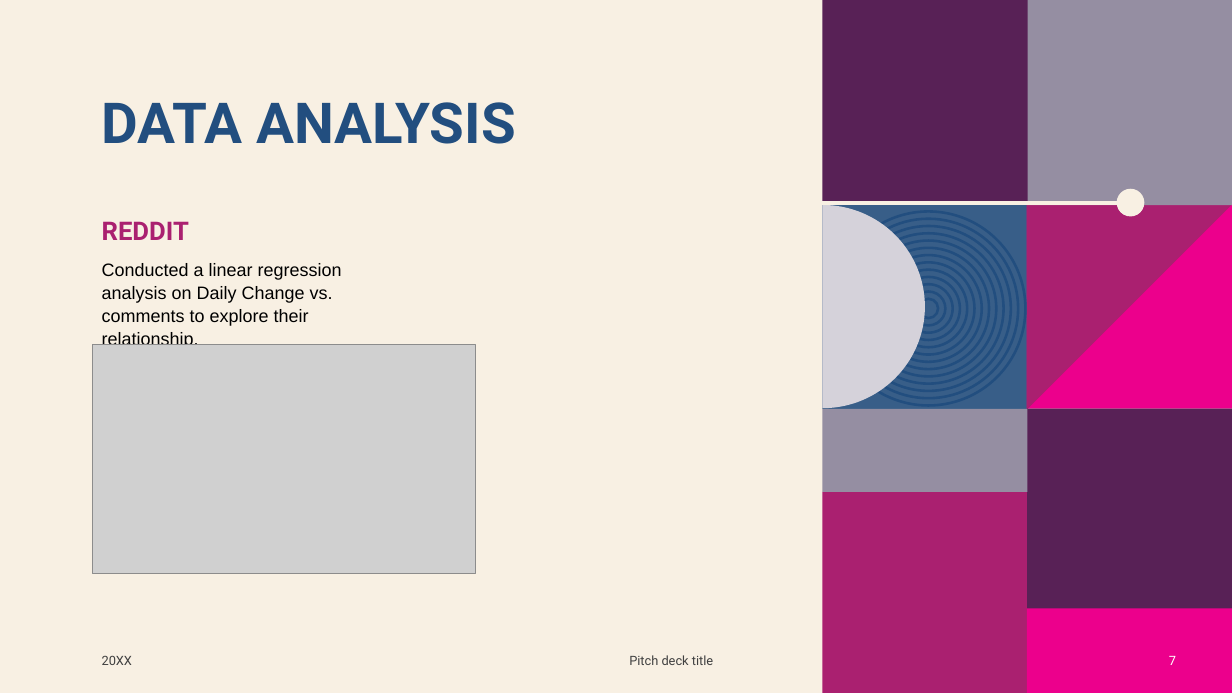
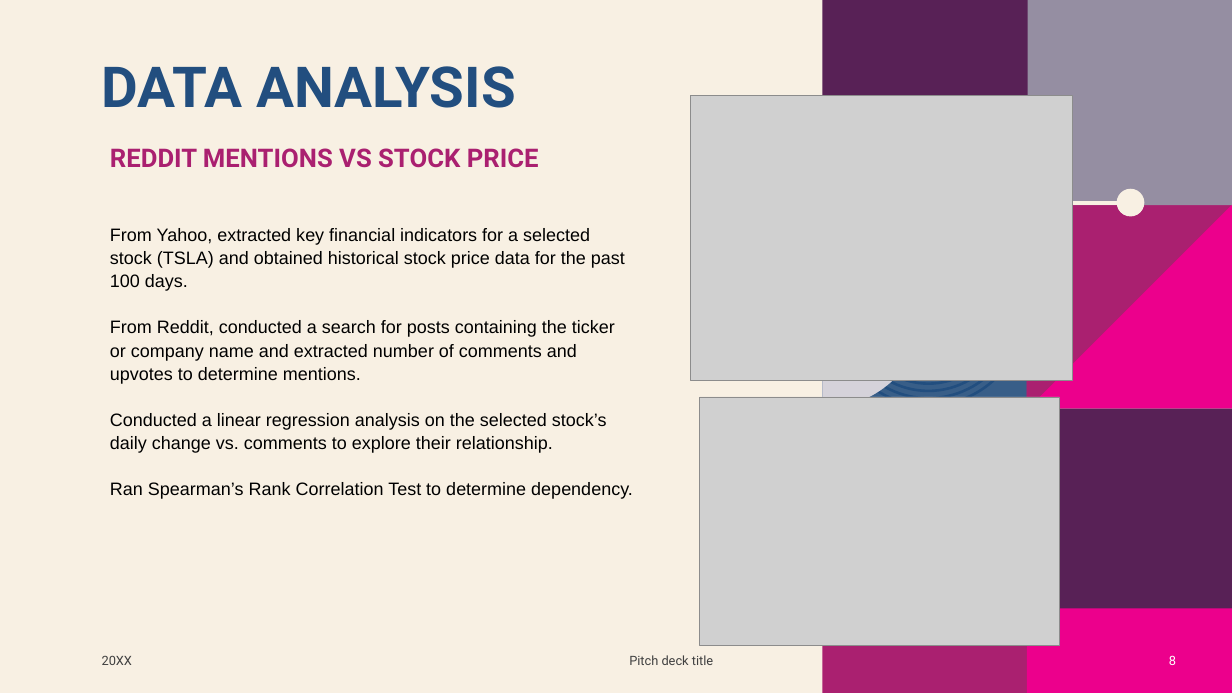
Before and after one commit to AprilHolmes7825/Project_1, a slide deck: slide 8 of Reddit Yahoo Finance Presentation.pptx (slide 7 before the commit). Drawn at 1232x693 pixels with LibreOffice and Linux fonts; fonts in the diff are those of the drawing; grey boxes stand for pictures; background and template pictures are left out. Boxes give left, top, right and bottom in pixels: in the first picture for what was removed or moved away, otherwise in the second. Text is boxed around its words. In the diff, an @@ line names an element or a change of style, - is before the commit and + after.

Commit message:
Added data analysis slides

```diff
--- a/Reddit Yahoo Finance Presentation.pptx
+++ b/Reddit Yahoo Finance Presentation.pptx
@@ title "DATA ANALYSIS": place and size @@
-title "DATA ANALYSIS" at [102,102,516,144]
+title "DATA ANALYSIS" at [102,66,516,108]
@@ picture added at [690,95,1073,381] @@
@@ text at [110,148,539,168]: text changed @@
-REDDIT
+REDDIT MENTIONS VS STOCK PRICE
@@ text at [110,228,633,499]: text changed @@
-Conducted a linear regression analysis on Daily Change vs. comments to explore their relationship.
+From Yahoo, extracted key financial indicators for a selected stock (TSLA) and obtained historical stock price data for the past 100 days.
+From Reddit, conducted a search for posts containing the ticker or company name and extracted number of comments and upvotes to determine mentions.
+Conducted a linear regression analysis on the selected stock’s daily change vs. comments to explore their relationship.
+Ran Spearman’s Rank Correlation Test to determine dependency.
@@ picture removed at [92,345,475,574] @@
@@ picture added at [700,397,1060,646] @@
@@ group removed at [823,240,1028,492]: 9 ellipses, 1 rectangle @@
@@ page number at [1169,655,1176,665]: text changed @@
-7
+8
```
Also in this commit, not shown: 1 slide added, 1 slide removed.
